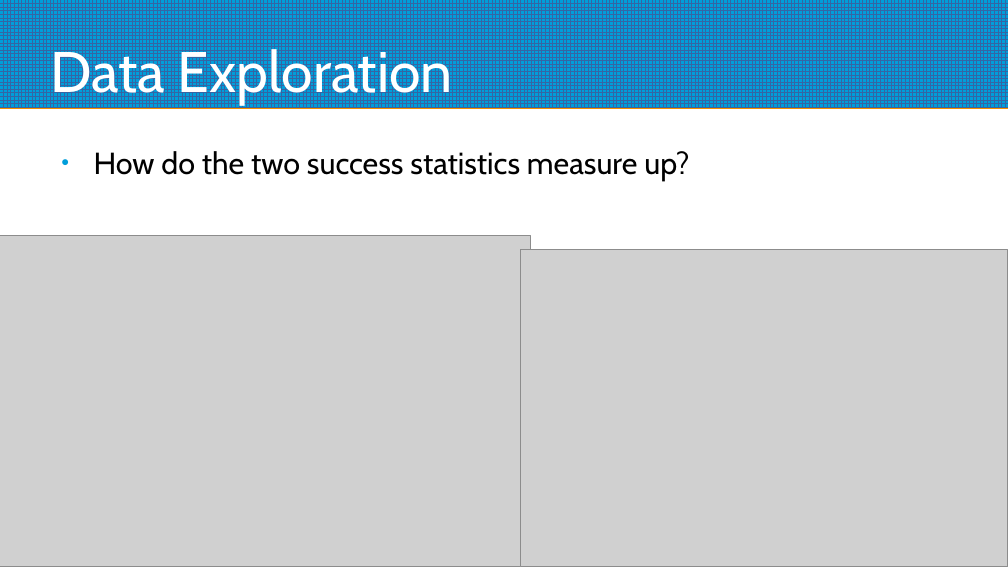
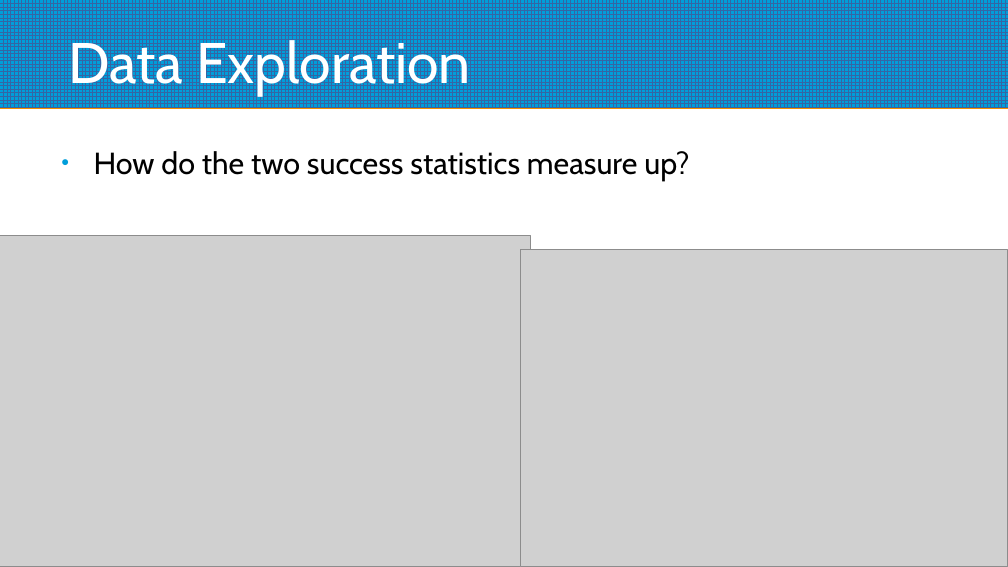
Before and after one commit to Kellenpoto/Capstone-1-Repository, a slide deck: slide 5 of presentation.odp (slide 6 before the commit). Drawn at 1008x567 pixels with LibreOffice and Linux fonts; fonts in the diff are those of the drawing; grey boxes stand for pictures. Boxes give left, top, right and bottom in pixels: in the first picture for what was removed or moved away, otherwise in the second. Text is boxed around its words. In the diff, an @@ line names an element or a change of style, - is before the commit and + after.

```diff
--- a/presentation.odp
+++ b/presentation.odp
@@ title "Data Exploration": place and size @@
-title "Data Exploration" at [50,43,453,104]
+title "Data Exploration" at [69,34,471,95]
```
Also in this commit, not shown: 2 other slides changed, 1 slide added, 2 slides removed, 34 other files.
